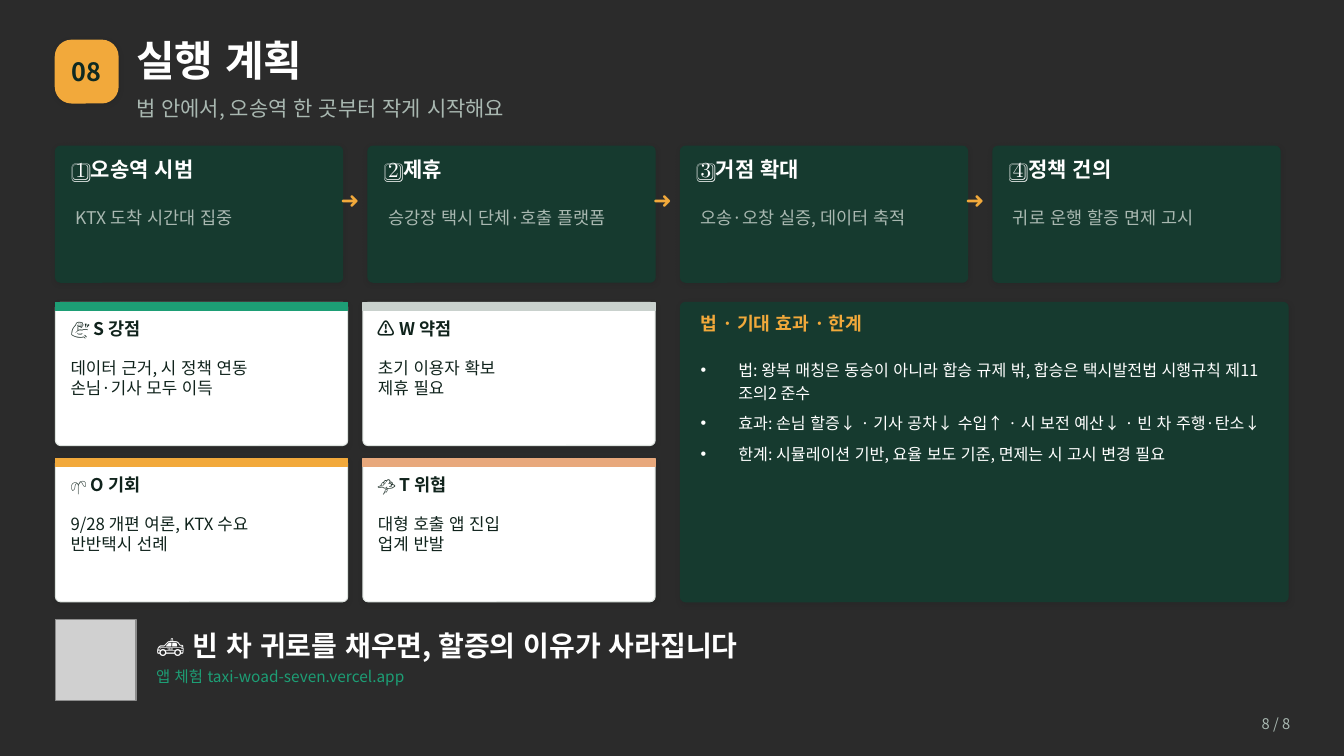
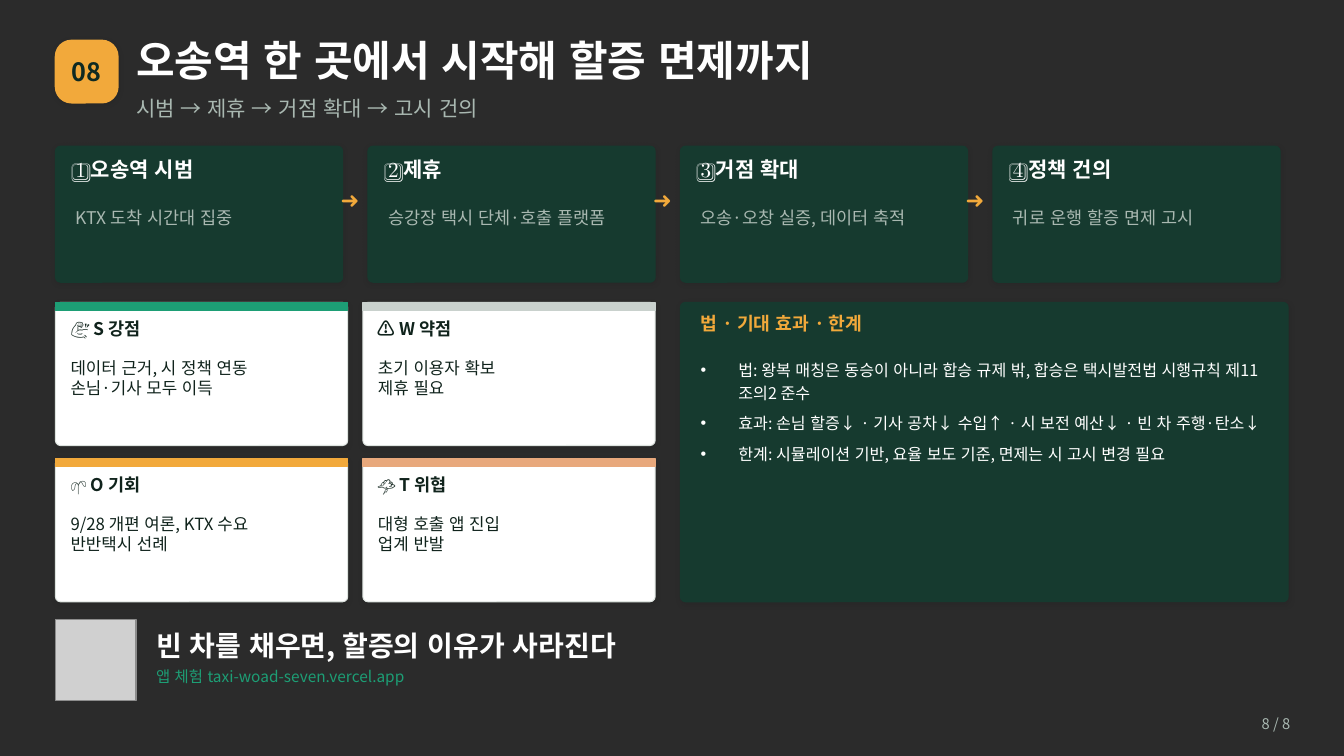
Before and after one commit to gysosm-glitch/TAXI, a slide deck: slide 8 of presentation/쉐어택_발표_v2.pptx. Drawn at 1344x756 pixels with LibreOffice and Linux fonts; fonts in the diff are those of the drawing; grey boxes stand for pictures; background and template pictures are left out; a plain dark background stands for a picture behind light text. Boxes give left, top, right and bottom in pixels: in the first picture for what was removed or moved away, otherwise in the second. Text is boxed around its words. In the diff, an @@ line names an element or a change of style, - is before the commit and + after.

```diff
--- a/presentation/쉐어택_발표_v2.pptx
+++ b/presentation/쉐어택_발표_v2.pptx
@@ text at [136,40,812,80]: text changed @@
-실행 계획
+오송역 한 곳에서 시작해 할증 면제까지
@@ text at [136,98,478,118]: text changed @@
-법 안에서, 오송역 한 곳부터 작게 시작해요
+시범 → 제휴 → 거점 확대 → 고시 건의
@@ text at [156,632,616,662]: text changed @@
-🚕 빈 차 귀로를 채우면, 할증의 이유가 사라집니다
+빈 차를 채우면, 할증의 이유가 사라진다
```
Also in this commit, not shown: 7 other slides changed, 1 other file.
